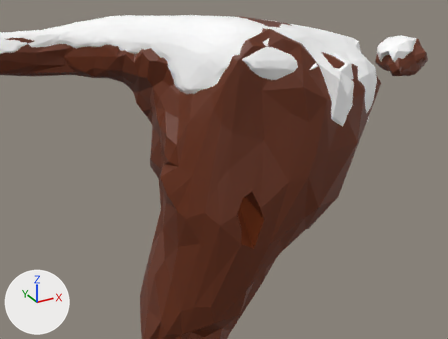
The FBX model Progetto/Assets/Modelli/Terrain/TerzoLivello/Tre_Isola3.fbx as it was, and as the next commit left it.
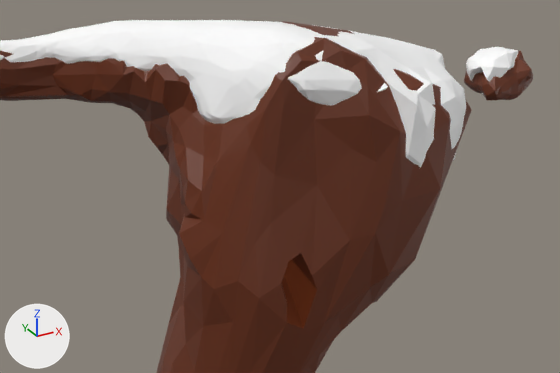
The first picture shows the older version from a 50 mm lens placed at (-0.098, -1.237, 4.164), pointed at (0.906, 0.588, 3.252). The close-ups show both versions on the part from 5% to 100% of the width and 0% to 83% of the height of that picture. Arrows for +X, +Y and +Z are at lower left; the lights stay in place. Where no turn or scale is listed for an object, it has been applied to the vertices.
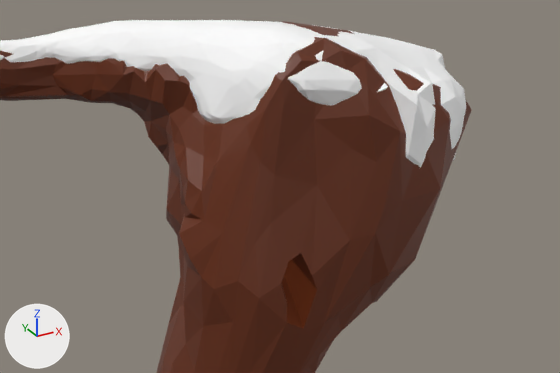
Boxes [x1, y1, x2, y2] around the edits, measured in the close-ups (560 x 373 px):
'Sphere.154', deleted (brown)
    before: [464, 51, 533, 100]
'Sphere.153', deleted
    before: [466, 47, 518, 95]

The change in detail:
Object 'Sphere.154' (ob_sphere_154) is deleted.
Object 'Sphere.153' (ob_sphere_153) is deleted.
